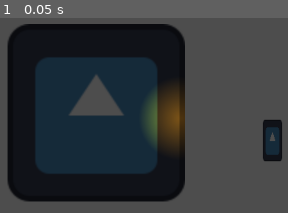
Above: before the commit, frame 1.
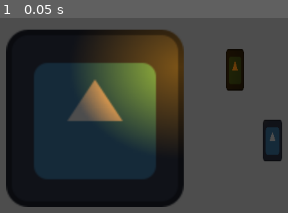
Above: after the commit, the same moment.

Repository: PercyGame/Necromancer-s-Quest-For-Power
Game: Godot game, scene res://map/dev map.tscn
Two runs of this game, one before a commit and one after it. Both use one fixed random seed, a clock stepped at 60 frames per second and the inputs below. The engine's default icon, where the game draws it, is replaced by a stand-in: a white triangle on a blue panel in a dark square.
Inputs:
- Up to frame 1 (0.05 s): no input

The runs differ from the first frame. In frame 1, 22% of the frame differs, in the area x 2-85%, y 3-97%.

Commit message:
added skeleton

Diff:
--- a/ability/fire_ball.gd
+++ b/ability/fire_ball.gd
@@ -1,8 +1,14 @@
 extends Area2D
 class_name Fire_ball
 
+"""
+A fire ball make 2 attack damage
+"""
+
 const RIGHT = Vector2.RIGHT
-@export var SPEED:int = 1000
+@export var SPEED:int = 100
+
+var damage = 2
 
 func _physics_process(delta):
 	var movment = RIGHT.rotated(rotation) * SPEED * delta
--- a/ability/fire_ball.tscn
+++ b/ability/fire_ball.tscn
@@ -1,10 +1,19 @@
-[gd_scene load_steps=4 format=3 uid="uid://dbmhjms4c1fnp"]
+[gd_scene load_steps=6 format=3 uid="uid://dbmhjms4c1fnp"]
 
 [ext_resource type="Texture2D" uid="uid://cxjx2hv25f3oq" path="res://icon.svg" id="1_4py4j"]
 [ext_resource type="Script" path="res://ability/fire_ball.gd" id="1_5v4tn"]
 
 [sub_resource type="CircleShape2D" id="CircleShape2D_cqge4"]
 radius = 6.0
+
+[sub_resource type="Gradient" id="Gradient_hn7td"]
+offsets = PackedFloat32Array(0, 0.707071)
+colors = PackedColorArray(1, 1, 1, 1, 0, 0, 0, 1)
+
+[sub_resource type="GradientTexture2D" id="GradientTexture2D_fugry"]
+gradient = SubResource("Gradient_hn7td")
+fill = 1
+fill_from = Vector2(0.5, 0.5)
 
 [node name="Area2D" type="Area2D"]
 script = ExtResource("1_5v4tn")
@@ -22,4 +31,8 @@
 position = Vector2(4.76837e-07, -4.76837e-07)
 scale = Vector2(0.6, 0.6)
 
+[node name="PointLight2D" type="PointLight2D" parent="."]
+color = Color(0.627451, 0.290196, 0, 1)
+texture = SubResource("GradientTexture2D_fugry")
+
 [connection signal="screen_exited" from="VisibleOnScreenNotifier2D" to="." method="_on_visible_on_screen_notifier_2d_screen_exited"]
--- a/ability/hit_provider.gd
+++ b/ability/hit_provider.gd
@@ -2,5 +2,9 @@
 class_name Hit_provider
 @onready var dispawn_timer = $"dispawn timer"
 
+"""
+A hit make 4 attack damage
+"""
+
 func _on_dispawn_timer_timeout():
 	queue_free()
--- /dev/null
+++ b/entites/skeleton.gd
@@ -0,0 +1,37 @@
+extends CharacterBody2D
+class_name Skeleton
+
+"""
+A skeleton take 1 decay to be attackable
+it stay attackable for 5s after the decay
+"""
+
+@onready var hit_area = $hit_Area
+@onready var decayed_timer = $decayed_timer
+
+var decayed = false
+var health = 10
+
+#to change to add animation
+func destory():
+	queue_free()
+
+func _process(delta):
+	if health <= 0:
+		destory()
+
+func _on_hit_area_body_entered(body: Node2D):
+	if body is Decay:
+		var decay:Decay = body as Decay
+		decayed = true
+		decayed_timer.start()
+
+func _on_decayed_timer_timeout():
+	decayed = false
+
+
+func _on_hit_area_area_entered(area):
+	if area is Fire_ball:
+		var fire_ball:Fire_ball = area as Fire_ball
+		if decayed:
+			health -= fire_ball.damage
--- /dev/null
+++ b/entites/skeleton.tscn
@@ -0,0 +1,34 @@
+[gd_scene load_steps=5 format=3 uid="uid://olwkfqg1m22u"]
+
+[ext_resource type="Script" path="res://entites/skeleton.gd" id="1_u6mqp"]
+[ext_resource type="Texture2D" uid="uid://cxjx2hv25f3oq" path="res://icon.svg" id="2_j0a2k"]
+
+[sub_resource type="CapsuleShape2D" id="CapsuleShape2D_3tn8p"]
+radius = 7.0
+
+[sub_resource type="CapsuleShape2D" id="CapsuleShape2D_ug4yo"]
+radius = 7.0
+
+[node name="CharacterBody2D" type="CharacterBody2D"]
+script = ExtResource("1_u6mqp")
+
+[node name="CollisionShape2D" type="CollisionShape2D" parent="."]
+shape = SubResource("CapsuleShape2D_3tn8p")
+
+[node name="Icon" type="Sprite2D" parent="."]
+modulate = Color(0.305882, 0.270588, 0.12549, 1)
+scale = Vector2(0.101563, 0.234375)
+texture = ExtResource("2_j0a2k")
+
+[node name="hit_Area" type="Area2D" parent="."]
+
+[node name="CollisionShape2D" type="CollisionShape2D" parent="hit_Area"]
+shape = SubResource("CapsuleShape2D_ug4yo")
+
+[node name="decayed_timer" type="Timer" parent="."]
+wait_time = 5.0
+one_shot = true
+
+[connection signal="area_entered" from="hit_Area" to="." method="_on_hit_area_area_entered"]
+[connection signal="body_entered" from="hit_Area" to="." method="_on_hit_area_body_entered"]
+[connection signal="timeout" from="decayed_timer" to="." method="_on_decayed_timer_timeout"]
--- a/map/dev map.tscn
+++ b/map/dev map.tscn
@@ -1,7 +1,10 @@
-[gd_scene load_steps=5 format=3 uid="uid://dknoqwgpidnyl"]
+[gd_scene load_steps=7 format=3 uid="uid://dknoqwgpidnyl"]
 
 [ext_resource type="PackedScene" uid="uid://dg8h3y7u81lho" path="res://entites/player.tscn" id="1_ctjwc"]
 [ext_resource type="Texture2D" uid="uid://cxjx2hv25f3oq" path="res://icon.svg" id="2_pg12y"]
+[ext_resource type="PackedScene" uid="uid://olwkfqg1m22u" path="res://entites/skeleton.tscn" id="4_p8htx"]
+
+[sub_resource type="GDScript" id="GDScript_7ylt6"]
 
 [sub_resource type="Gradient" id="Gradient_tl4dv"]
 offsets = PackedFloat32Array(0, 0.686869)
@@ -13,20 +16,24 @@
 fill_from = Vector2(0.5, 0.5)
 
 [node name="Node2D" type="Node2D"]
+script = SubResource("GDScript_7ylt6")
 
 [node name="Icon" type="Sprite2D" parent="."]
 position = Vector2(-128, -16)
 texture = ExtResource("2_pg12y")
 
 [node name="CharacterBody2D" parent="." instance=ExtResource("1_ctjwc")]
-position = Vector2(-1, 4)
 
 [node name="DirectionalLight2D" type="DirectionalLight2D" parent="."]
 energy = 0.7
 blend_mode = 1
 
 [node name="PointLight2D" type="PointLight2D" parent="."]
-position = Vector2(-67, -12)
+position = Vector2(-66, -53)
+scale = Vector2(2.64063, 2.1875)
 color = Color(0.92549, 0.498039, 0, 1)
 energy = 2.2
 texture = SubResource("GradientTexture2D_nq37o")
+
+[node name="CharacterBody2D2" parent="." instance=ExtResource("4_p8htx")]
+position = Vector2(-27, -51)
